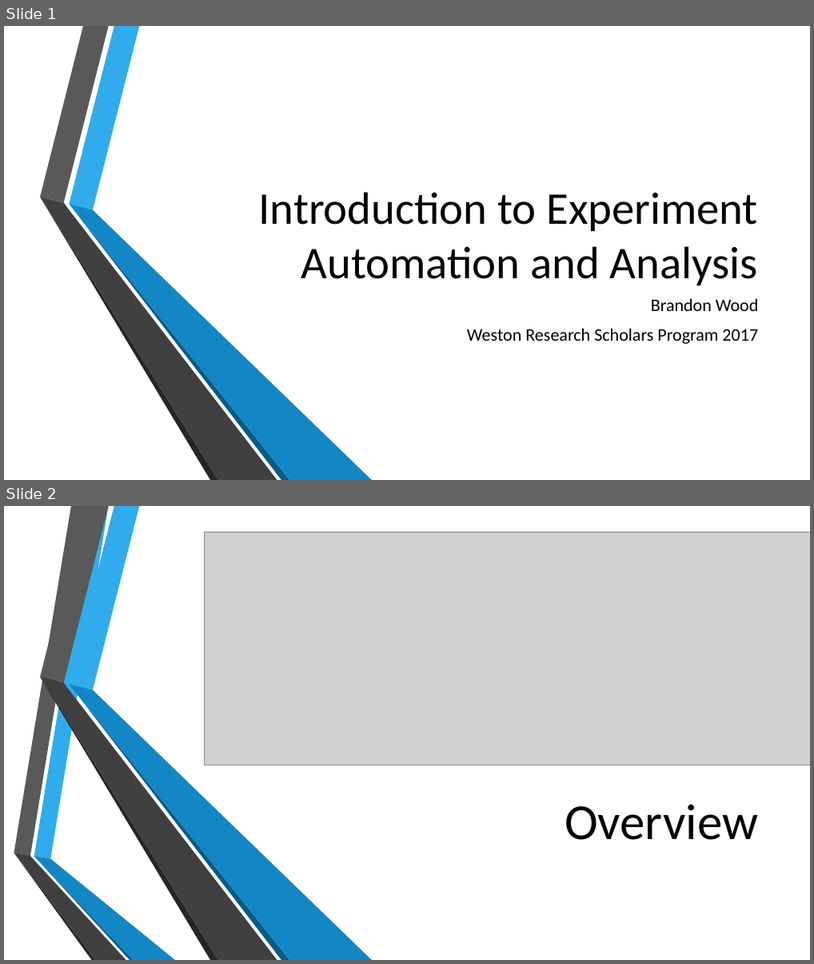
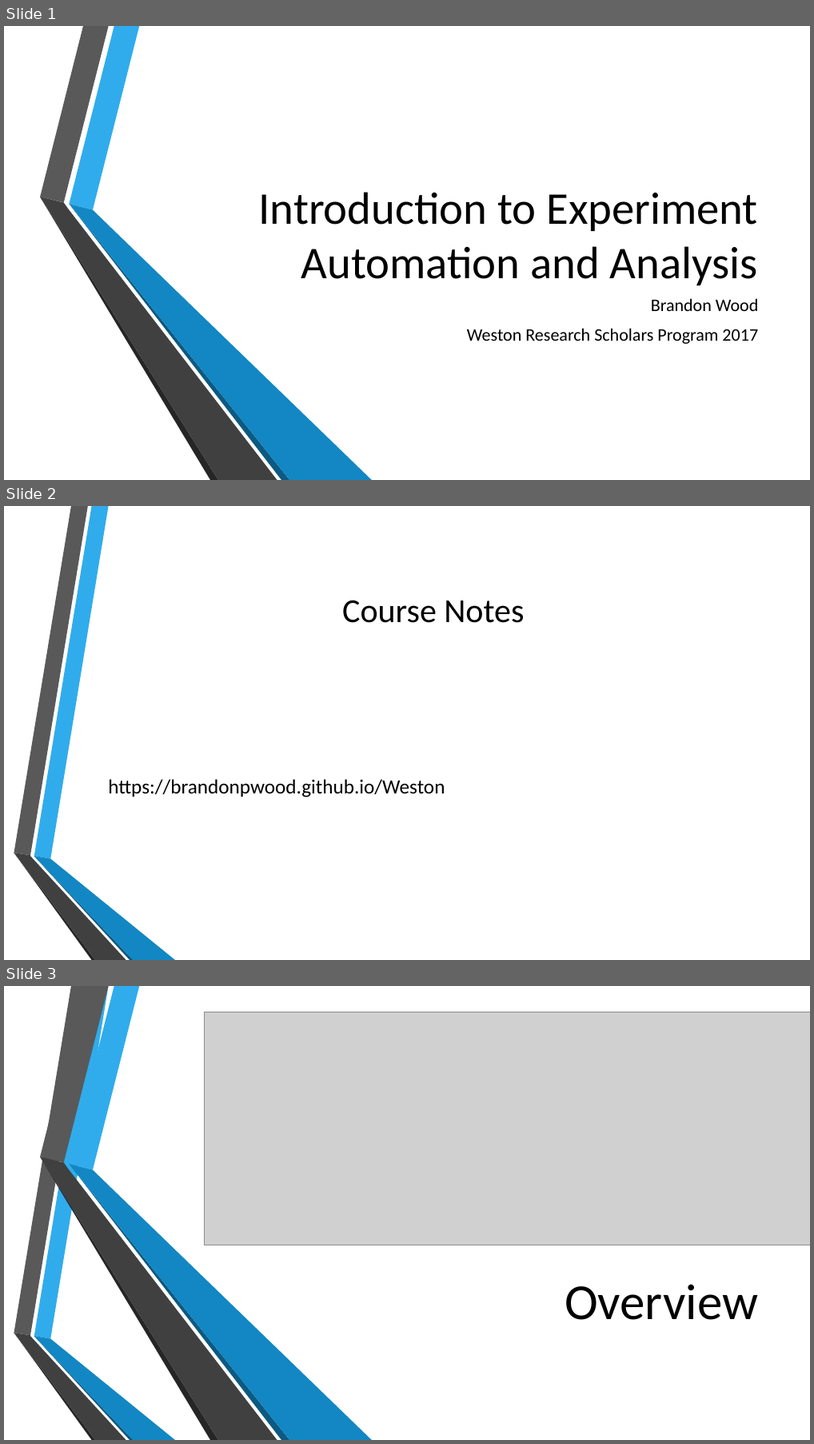
Before and after one commit to brandonpwood/Weston, a slide deck: files/L1/Intro to Computer Science.pptx. Shown one above the other, each under a label of ours: slides 1 and 2 before the commit, slides 1, 2 and 3 after it. The pictures are 814x964 and 814x1444 pixels, drawn with LibreOffice and Linux fonts; fonts in the diff are those of the drawing; grey boxes stand for pictures; background and template pictures are left out. Boxes give left, top, right and bottom in pixels: in the first picture for what was removed or moved away, otherwise in the second. Text is boxed around its words. In the diff, an @@ line names an element or a change of style, - is before the commit and + after.

```diff
--- a/files/L1/Intro to Computer Science.pptx
+++ b/files/L1/Intro to Computer Science.pptx
@@ slide 2 added at (4, 506, 810, 960), background picture (left out); not listed: 6 template elements that a slide beside it also shows @@
@@ title added at (342, 600, 524, 623), 40 pt, text #000000 @@
+Course Notes
@@ text added at (108, 779, 445, 797), 24 pt, text #000000 @@
+https://brandonpwood.github.io/Weston
@@ what was slide 2 is now slide 3 @@
```
Also in this commit, not shown: 1 other file.
